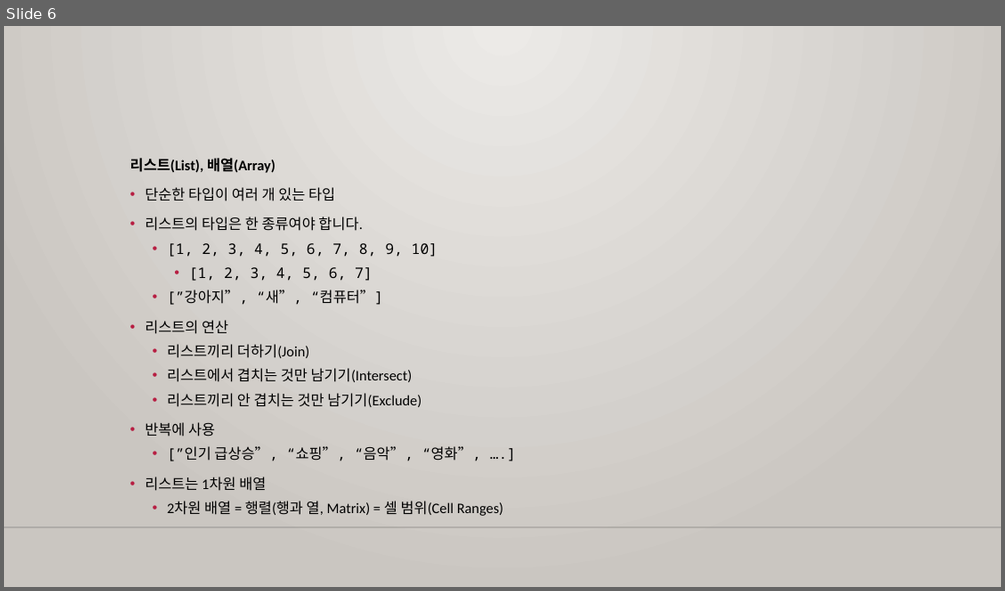
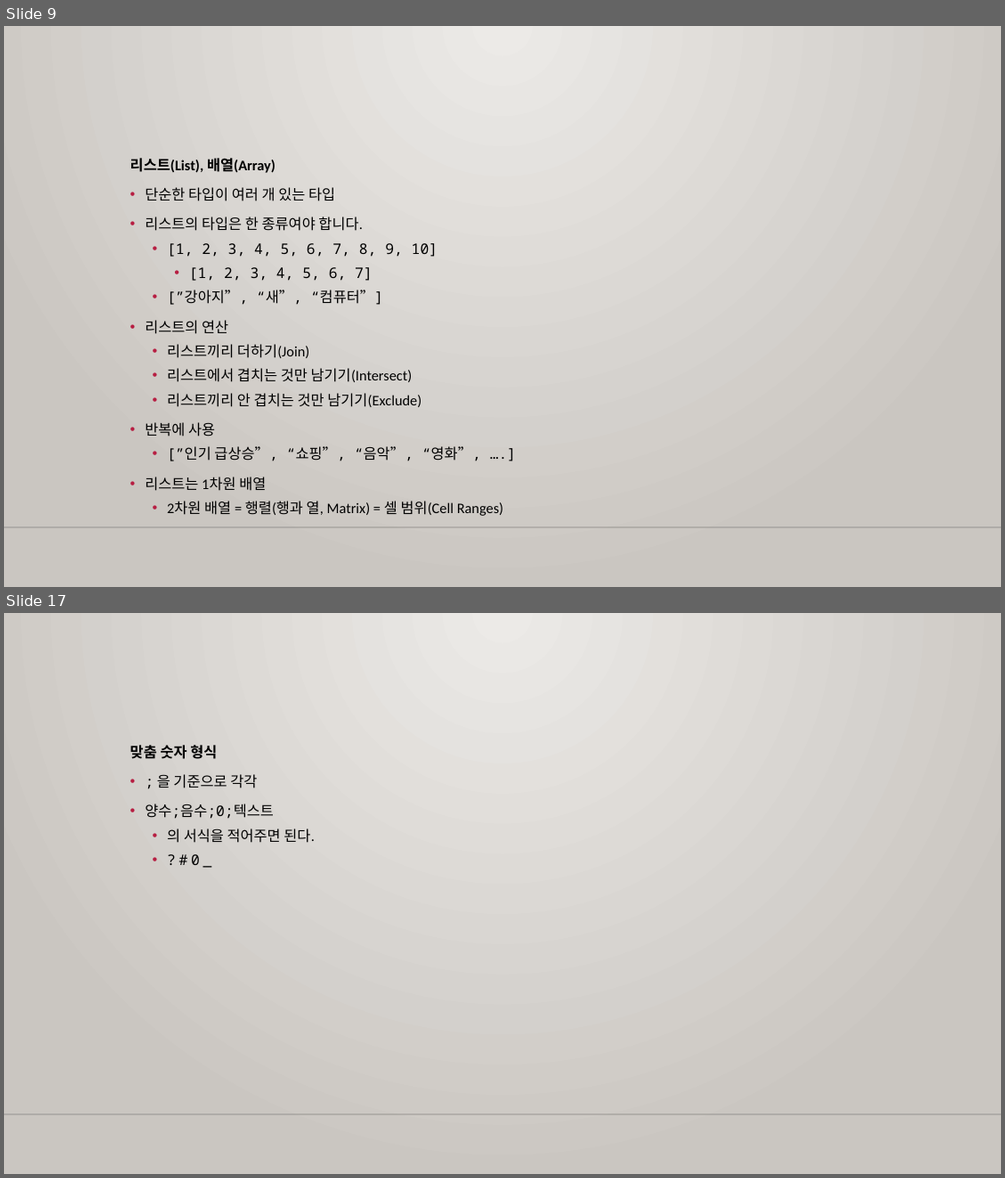
Before and after one commit to m00nlygreat/obsidian-vault, a slide deck: 노코드 엔지니어링/구글 시트로 데이터 관리하기.pptx. Shown one above the other, each under a label of ours: slide 6 before the commit, slides 9 and 17 after it; the slides between them are not shown. The pictures are 1005x591 and 1005x1178 pixels, drawn with LibreOffice and Linux fonts; fonts in the diff are those of the drawing; background and template pictures are left out. Boxes give left, top, right and bottom in pixels: in the first picture for what was removed or moved away, otherwise in the second. Text is boxed around its words. In the diff, an @@ line names an element or a change of style, - is before the commit and + after.

```diff
--- a/노코드 엔지니어링/구글 시트로 데이터 관리하기.pptx
+++ b/노코드 엔지니어링/구글 시트로 데이터 관리하기.pptx
@@ slide 17 added at [4,613,1001,1174], background gradient #ECEAE7 to #CAC7C1; not listed: 1 template element that a slide beside it also shows @@
@@ text added at [130,745,314,865], 14 pt, text #000000 @@
+맞춤 숫자 형식
+• ; 을 기준으로 각각
+• 양수;음수;0;텍스트
+  • 의 서식을 적어주면 된다.
+  • ? # 0 _
@@ what was slide 6 is now slide 9 @@
```
Also in this commit, not shown: 3 slides changed, 15 other slides added, 2 other files.
